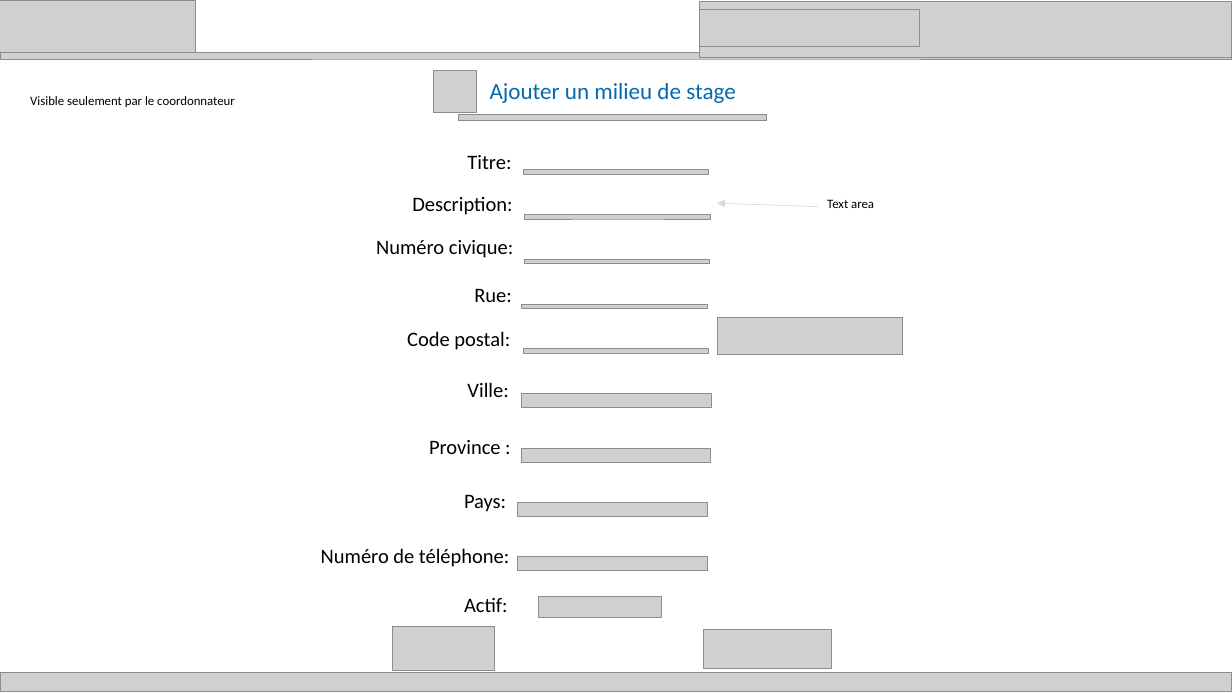
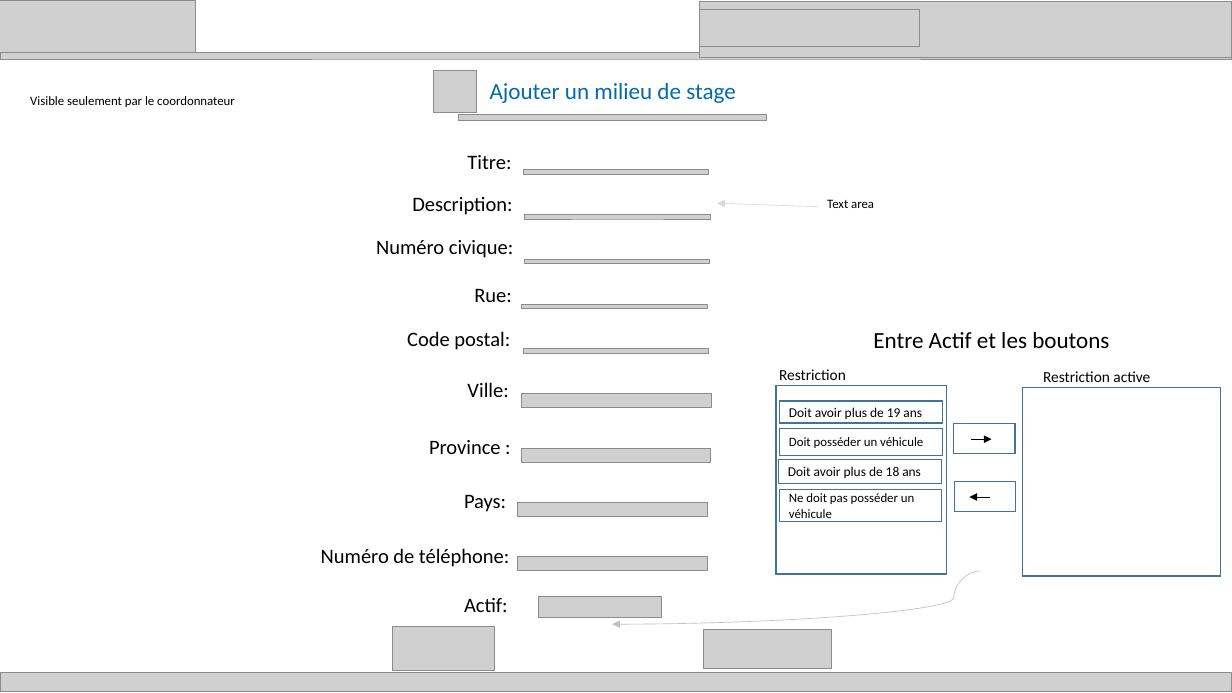
Before and after one commit to zacouse/GestionStages, a slide deck: slide 2 of Documentation/SchémaModificationMilieudeStage.pptx. Drawn at 1232x693 pixels with LibreOffice and Linux fonts; fonts in the diff are those of the drawing; grey boxes stand for pictures. Boxes give left, top, right and bottom in pixels: in the first picture for what was removed or moved away, otherwise in the second. Text is boxed around its words. In the diff, an @@ line names an element or a change of style, - is before the commit and + after.

Commit message:
Mise à jour schéma pour les restrictions et des scripts sql

```diff
--- a/Documentation/SchémaModificationMilieudeStage.pptx
+++ b/Documentation/SchémaModificationMilieudeStage.pptx
@@ picture removed at (x1=717, y1=318, x2=902, y2=355) @@
@@ text added at (x1=873, y1=332, x2=1109, y2=348), 18 pt, text #000000 @@
+Entre Actif et les boutons
@@ rectangle added at (x1=776, y1=385, x2=947, y2=574), fill #FFFFFF, outline #43739E 1 pt @@
@@ text added at (x1=779, y1=369, x2=846, y2=380), 12 pt, text #000000 @@
+Restriction
@@ rectangle added at (x1=1023, y1=387, x2=1221, y2=576), fill #FFFFFF, outline #43739E 1 pt @@
@@ text added at (x1=1043, y1=371, x2=1150, y2=382), 12 pt, text #000000 @@
+Restriction active
@@ rectangle added at (x1=780, y1=401, x2=943, y2=423), fill #FFFFFF, outline #43739E 1 pt, 10.5 pt, text #000000 @@
+Doit avoir plus de 19 ans
@@ rectangle added at (x1=780, y1=429, x2=943, y2=456), fill #FFFFFF, outline #43739E 1 pt, 10 pt, text #000000 @@
+Doit posséder un véhicule
@@ rectangle added at (x1=954, y1=424, x2=1016, y2=454), fill #FFFFFF, outline #43739E 1 pt @@
@@ arrow added from (971, 439) to (992, 439), #000000 0.5 pt @@
@@ rectangle added at (x1=779, y1=459, x2=942, y2=483), fill #FFFFFF, outline #43739E 1 pt, 10.5 pt, text #000000 @@
+Doit avoir plus de 18 ans
@@ rectangle added at (x1=780, y1=490, x2=942, y2=521), fill #FFFFFF, outline #43739E 1 pt, 10 pt, text #000000 @@
+Ne doit pas posséder un véhicule
@@ rectangle added at (x1=955, y1=482, x2=1016, y2=511), fill #FFFFFF, outline #43739E 1 pt @@
@@ arrow added from (991, 497) to (970, 497), #000000 0.5 pt @@
@@ curved arrow added from (981, 571) to (613, 625), #BFBFBF 0.5 pt @@
```
Also in this commit, not shown: 6 other slides changed, 1 slide added, 2 other files.
